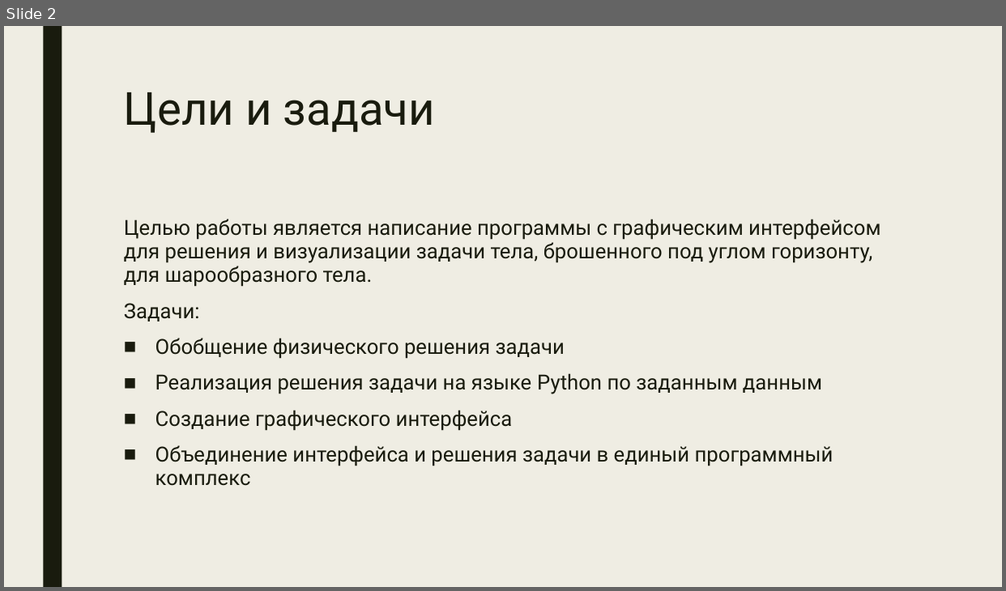
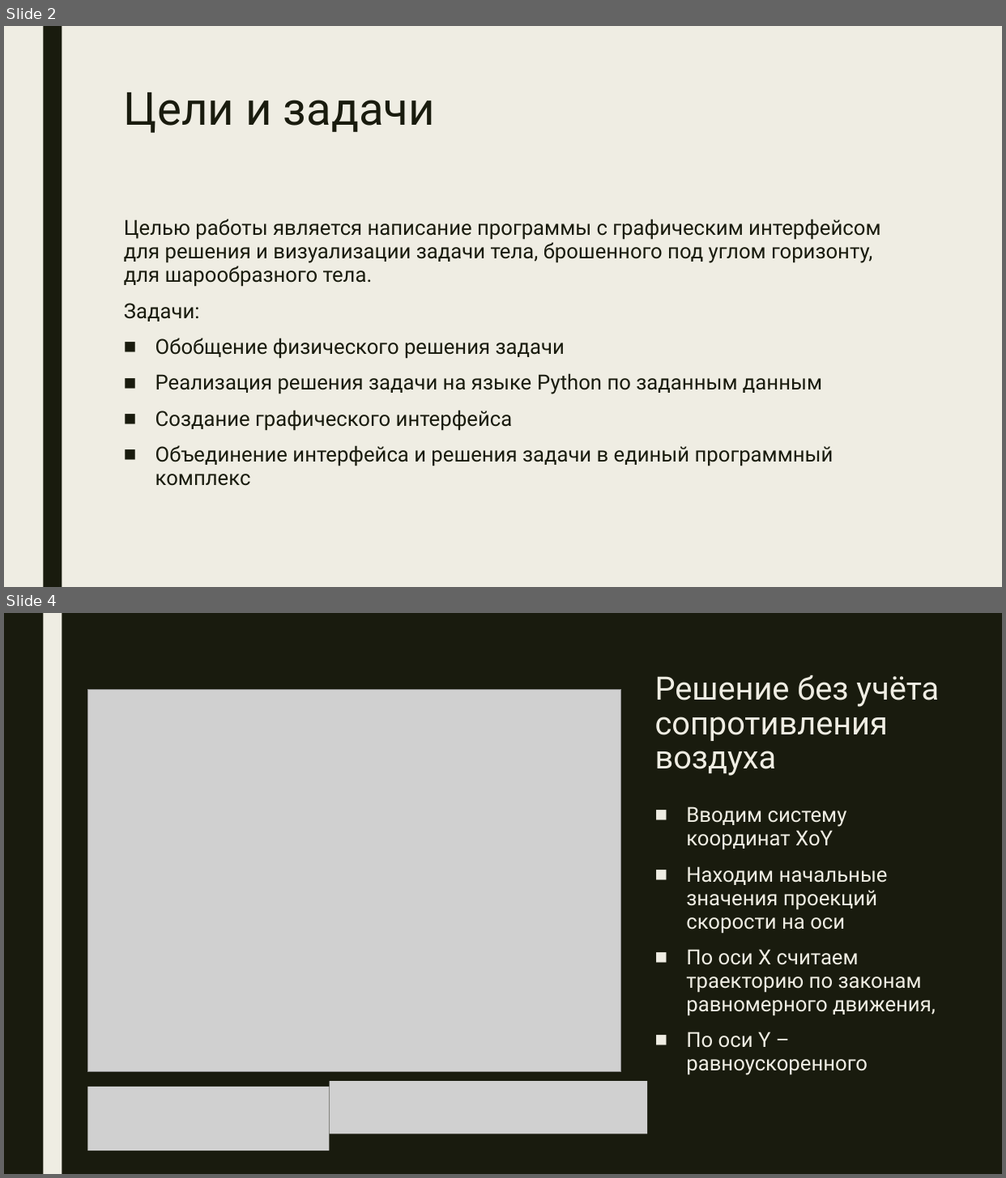
Before and after one commit to Impervguin/Projectile-Simulation, a slide deck: Presentation.pptx. Shown one above the other, each under a label of ours: slide 2 before the commit, slides 2 and 4 after it; the slides between them are not shown. The pictures are 1006x591 and 1006x1178 pixels, drawn with LibreOffice and Linux fonts; fonts in the diff are those of the drawing; grey boxes stand for pictures. Boxes give left, top, right and bottom in pixels: in the first picture for what was removed or moved away, otherwise in the second. Text is boxed around its words. In the diff, an @@ line names an element or a change of style, - is before the commit and + after.

```diff
--- a/Presentation.pptx
+++ b/Presentation.pptx
@@ slide 4 added at box(4, 613, 1002, 1174), background #191B0E @@
@@ rectangle added at box(43, 613, 62, 1174), fill #EFEDE3 @@
@@ title added at box(655, 675, 939, 776), 31 pt, text #EFEDE3 @@
+Решение без учёта сопротивления воздуха
@@ picture added at box(88, 689, 621, 1072) @@
@@ text added at box(686, 807, 936, 1076), 20 pt, text #EFEDE3 @@
+■ Вводим систему координат XoY
+■ Находим начальные значения проекций скорости на оси
+■ По оси X считаем траекторию по законам равномерного движения,
+■ По оси Y – равноускоренного
@@ picture added at box(88, 1087, 330, 1152) @@
@@ picture added at box(330, 1082, 648, 1135) @@
```
Also in this commit, not shown: 2 slides changed, 2 other slides added, 1 slide removed, 1 other file.
